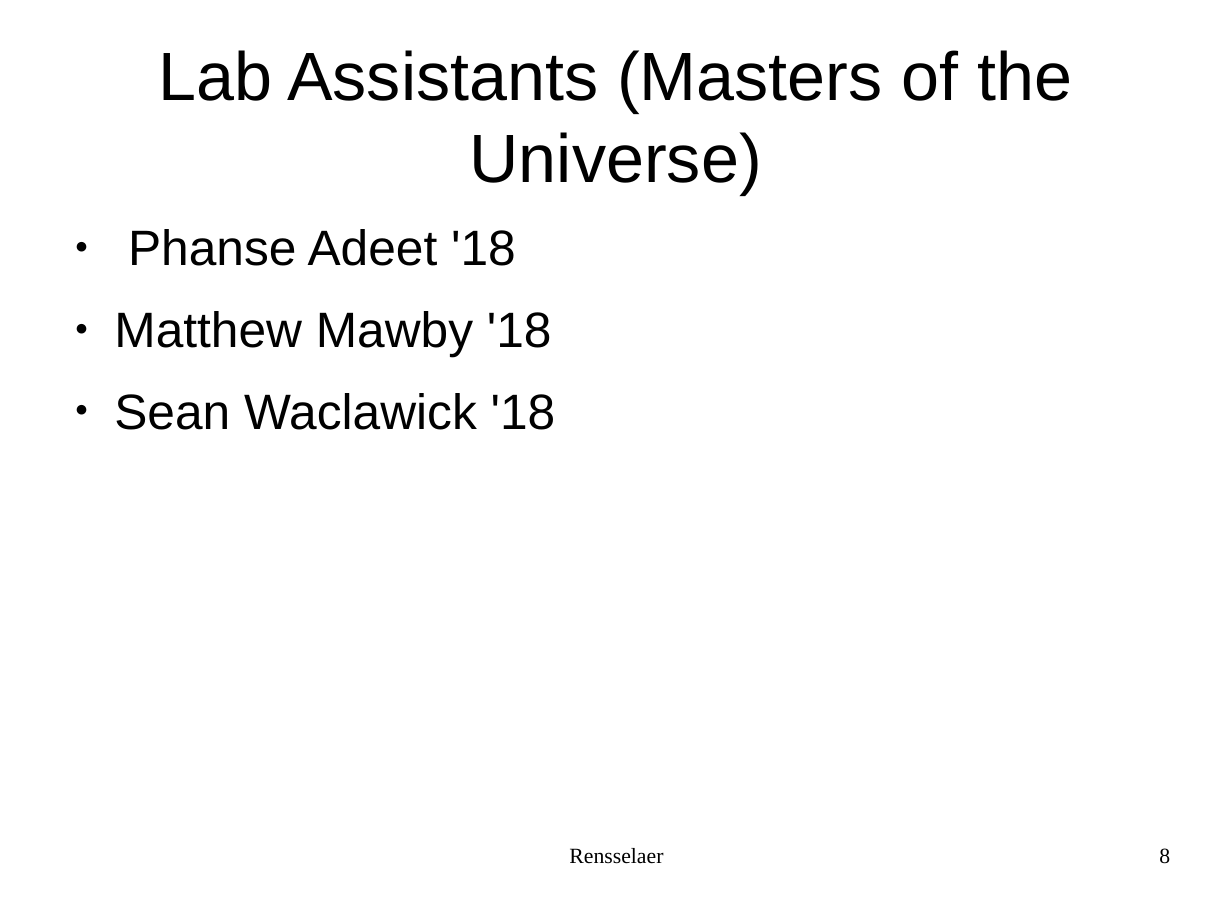
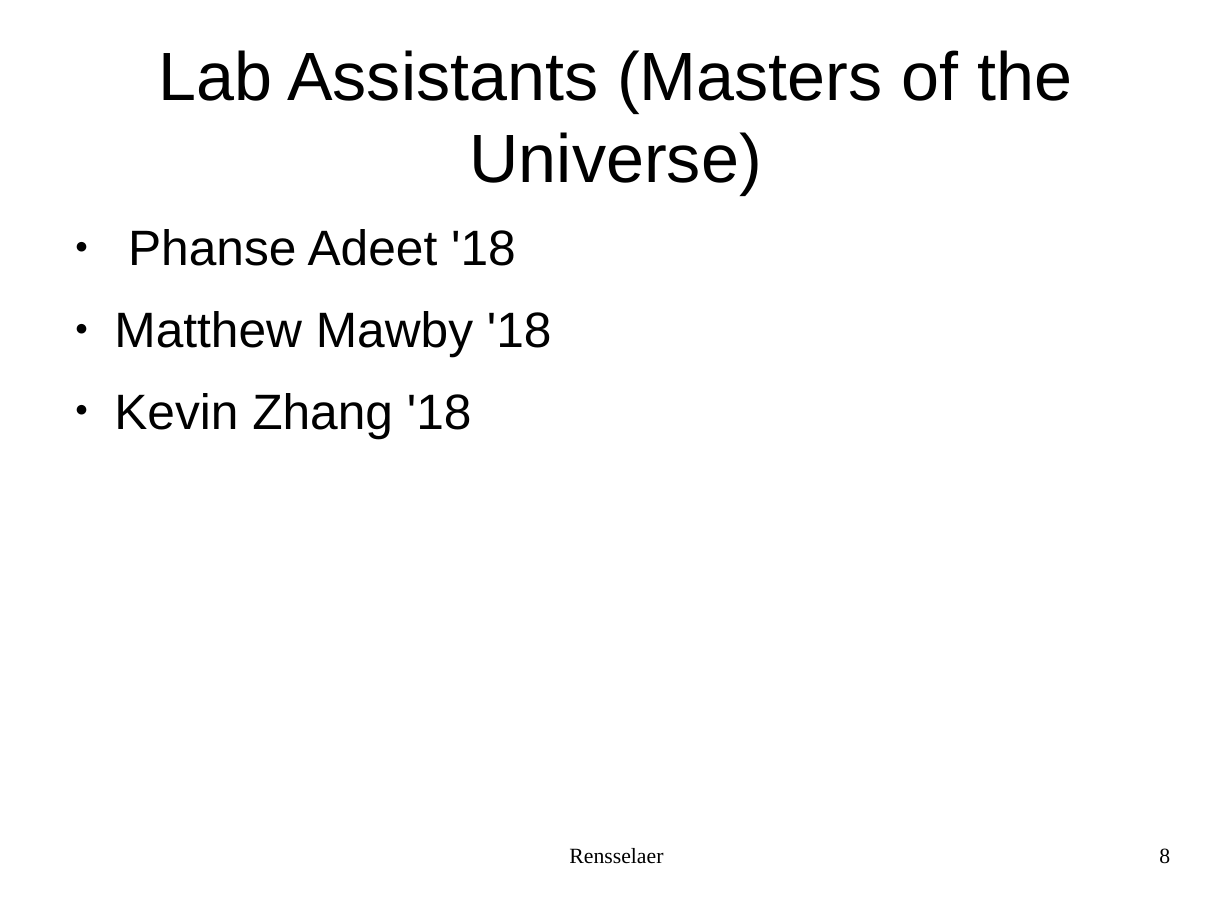
Before and after one commit to rcos/CSCI-4470-OpenSource, a slide deck: slide 8 of Lectures/Lecture-1-1.odp. Drawn at 1232x924 pixels with LibreOffice and Linux fonts; fonts in the diff are those of the drawing. Boxes give left, top, right and bottom in pixels: in the first picture for what was removed or moved away, otherwise in the second. Text is boxed around its words. In the diff, an @@ line names an element or a change of style, - is before the commit and + after.

```diff
--- a/Lectures/Lecture-1-1.odp
+++ b/Lectures/Lecture-1-1.odp
@@ text at bbox=[114, 393, 472, 438]: text changed @@
-● Sean Waclawick '18
+● Kevin Zhang '18
```
Also in this commit, not shown: 3 other slides changed, 1 other file.
